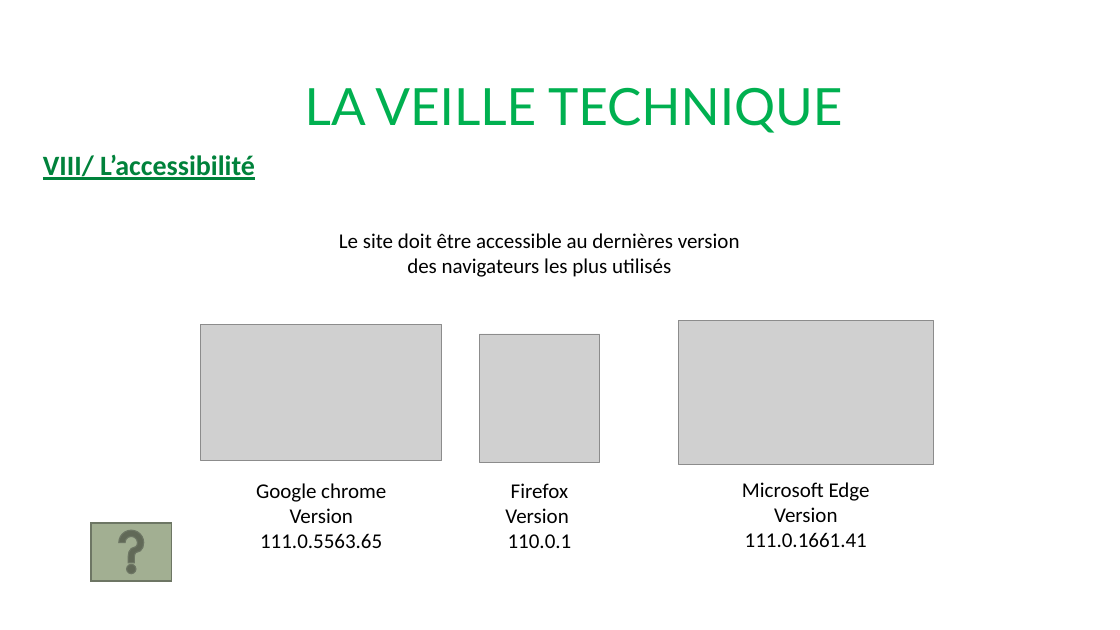
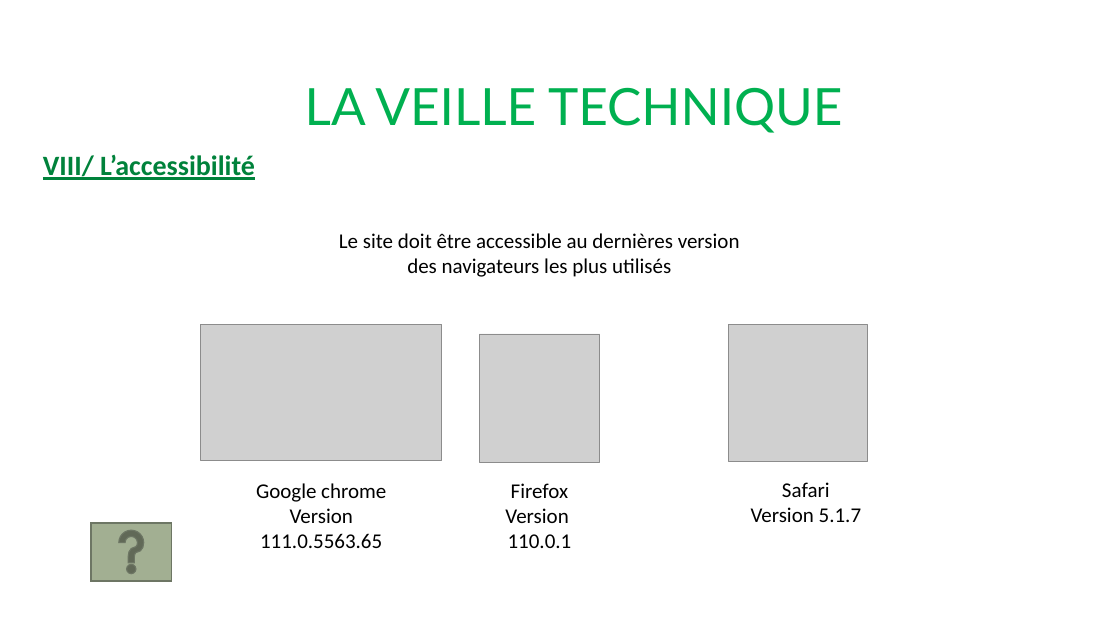
Before and after one commit to VinceDS99/Projet-4-Qwenta, a slide deck: slide 12 of Veille technique - Qwenta.pptx (slide 13 before the commit). Drawn at 1120x630 pixels with LibreOffice and Linux fonts; fonts in the diff are those of the drawing; grey boxes stand for pictures. Boxes give left, top, right and bottom in pixels: in the first picture for what was removed or moved away, otherwise in the second. Text is boxed around its words. In the diff, an @@ line names an element or a change of style, - is before the commit and + after.

```diff
--- a/Veille technique - Qwenta.pptx
+++ b/Veille technique - Qwenta.pptx
@@ picture: place and size @@
-picture at box(678, 320, 933, 464)
+picture at box(729, 324, 868, 462)
@@ text at box(751, 482, 862, 522): text changed @@
-Microsoft Edge
-Version 111.0.1661.41
+Safari
+Version 5.1.7
```
Also in this commit, not shown: 1 other slide changed, 1 slide removed, 4 other files.
